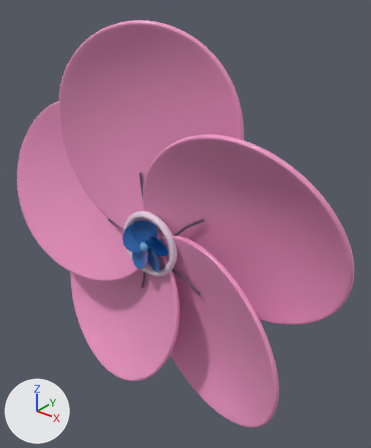
Two versions of the glTF model pages/smile-flower/assets/flower.glb, one commit apart.
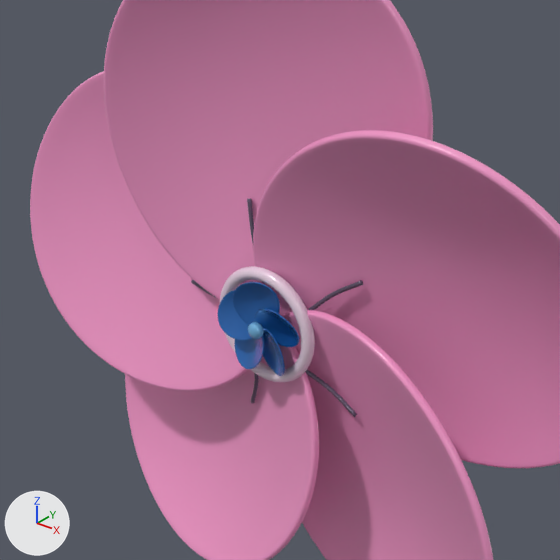
Each version is shown whole from a 50 mm lens placed at (1.508, -1.737, 1.171), pointed at (0.111, 0.009, 0.089), then close up on the part from 0% to 85% of the width and 14% to 84% of the height. Lighting does not change. The marker at lower left points along +X, +Y and +Z. The last two pictures show the newer version. Vertices at exactly the same position are counted once.

The first close-up shows 'Flower'.
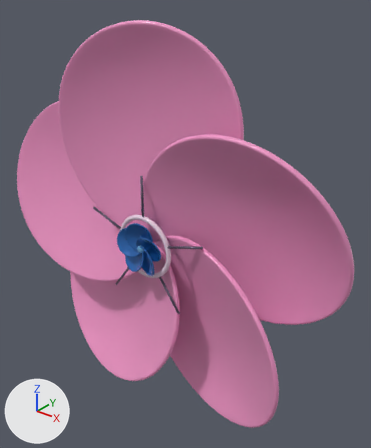
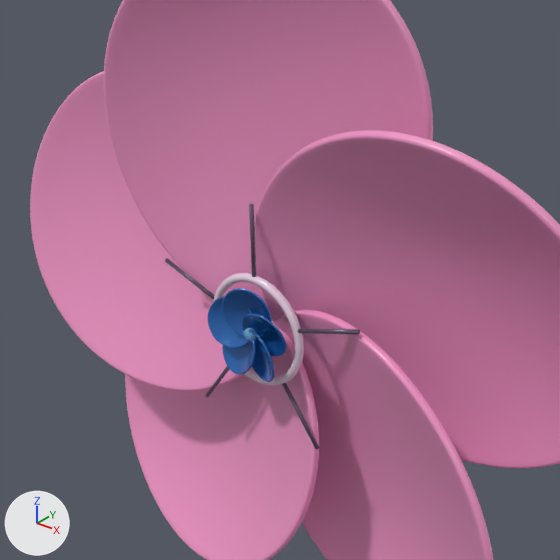
Changed parts and their boxes [x1, y1, x2, y2] in the close-ups (560 x 560 px; the box of a moved part takes in the faces that stretch with it):
part 1 of me_five_outer_petals_and_a_miniature_five_petal_blue_flower_001, added
    after: [249, 204, 256, 277]
part 2 of me_five_outer_petals_and_a_miniature_five_petal_blue_flower_001, added
    after: [298, 329, 360, 334]
part 3 of me_five_outer_petals_and_a_miniature_five_petal_blue_flower_001, added
    after: [282, 383, 320, 450]
part 4 of me_five_outer_petals_and_a_miniature_five_petal_blue_flower_001, added
    after: [205, 366, 229, 397]
part 5 of me_five_outer_petals_and_a_miniature_five_petal_blue_flower_001, added
    after: [165, 258, 215, 300]
part 6 of me_five_outer_petals_and_a_miniature_five_petal_blue_flower_001, deleted
    before: [251, 373, 259, 404]
part 7 of me_five_outer_petals_and_a_miniature_five_petal_blue_flower_001, deleted
    before: [305, 369, 357, 417]
part 8 of me_five_outer_petals_and_a_miniature_five_petal_blue_flower_001, deleted
    before: [308, 280, 363, 310]
part 9 of me_five_outer_petals_and_a_miniature_five_petal_blue_flower_001, deleted
    before: [247, 198, 254, 242]
part 10 of me_five_outer_petals_and_a_miniature_five_petal_blue_flower_001, deleted
    before: [191, 280, 216, 298]
part 11 of me_five_outer_petals_and_a_miniature_five_petal_blue_flower_001, moved or reshaped
    before: [218, 266, 315, 382]
    after: [208, 273, 304, 386]

Edits to the bpy script that builds the scene:
```text
Change me_five_outer_petals_and_a_miniature_five_petal_blue_flower_001:
    used by ob_flower; location = (0.0, 0.0, 0.0)
    remove me_five_outer_petals_and_a_miniature_five_petal_blue_flower_001.from_pydata(...)  # 40312 vertices, 80560 faces; spans x -0.98..0.98, y -0.23..0.02, z -0.91..1.01
    add me_five_outer_petals_and_a_miniature_five_petal_blue_flower_001.from_pydata(...)  # 39162 vertices, 78260 faces; spans x -0.98..0.98, y -0.23..0.02, z -0.91..1.01
    me_five_outer_petals_and_a_miniature_five_petal_blue_flower_001 part 1: a new loose piece, a 10-sided cylinder along z spanning x -0.006..0.006, y -0.173..-0.161, z 0.16..0.36, in mat_flower___silver_stamens (greyish purple #65596f)
    me_five_outer_petals_and_a_miniature_five_petal_blue_flower_001 part 2: a new loose piece of 20 vertices spanning x 0.15..0.34, y -0.17..-0.16, z 0.04..0.12, in mat_flower___silver_stamens (greyish purple #65596f)
    me_five_outer_petals_and_a_miniature_five_petal_blue_flower_001 part 3: a new loose piece of 20 vertices spanning x 0.09..0.22, y -0.17..-0.16, z -0.29..-0.13, in mat_flower___silver_stamens (greyish purple #65596f)
    me_five_outer_petals_and_a_miniature_five_petal_blue_flower_001 part 4: a new loose piece of 20 vertices spanning x -0.22..-0.09, y -0.17..-0.16, z -0.29..-0.13, in mat_flower___silver_stamens (greyish purple #65596f)
    me_five_outer_petals_and_a_miniature_five_petal_blue_flower_001 part 5: a new loose piece of 20 vertices spanning x -0.34..-0.15, y -0.17..-0.16, z 0.04..0.12, in mat_flower___silver_stamens (greyish purple #65596f)
    me_five_outer_petals_and_a_miniature_five_petal_blue_flower_001 part 6: the loose piece of 250 vertices spanning x -0.12..-0.06, y -0.11..-0.07, z -0.32..-0.14 is deleted
    me_five_outer_petals_and_a_miniature_five_petal_blue_flower_001 part 7: the loose piece of 250 vertices spanning x 0.12..0.27, y -0.11..-0.07, z -0.21..-0.1 is deleted
    me_five_outer_petals_and_a_miniature_five_petal_blue_flower_001 part 8: the loose piece of 250 vertices spanning x 0.13..0.29, y -0.11..-0.07, z 0.08..0.2 is deleted
    me_five_outer_petals_and_a_miniature_five_petal_blue_flower_001 part 9: the loose piece of 250 vertices spanning x -0.1..-0.03, y -0.11..-0.07, z 0.15..0.33 is deleted
    me_five_outer_petals_and_a_miniature_five_petal_blue_flower_001 part 10: the loose piece of 250 vertices spanning x -0.34..-0.16, y -0.11..-0.07, z 0.0..0.02 is deleted
    me_five_outer_petals_and_a_miniature_five_petal_blue_flower_001 part 11: 670 vertices moved within x -0.15..0.15, y -0.19..-0.15, z -0.15..0.15; 11574 vertices removed from x -0.17..0.17, y -0.19..-0.11, z -0.17..0.17; 11574 vertices added at x -0.16..0.16, y -0.23..-0.15, z -0.16..0.16
```
